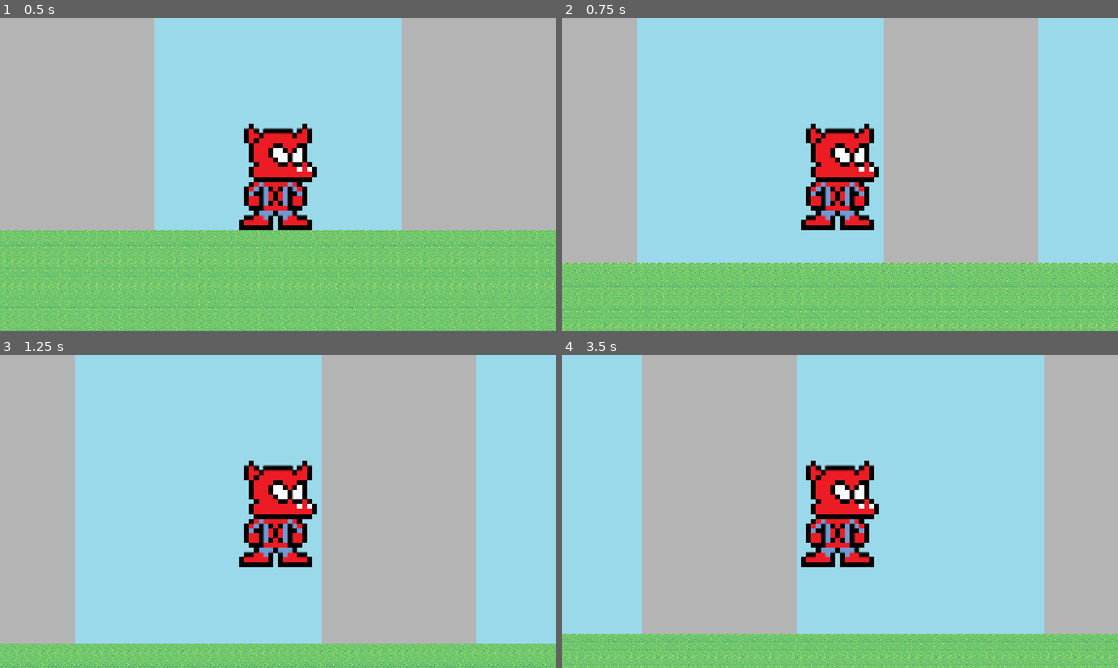
Above: before the commit, frames 1-4 (two rows, left to right).
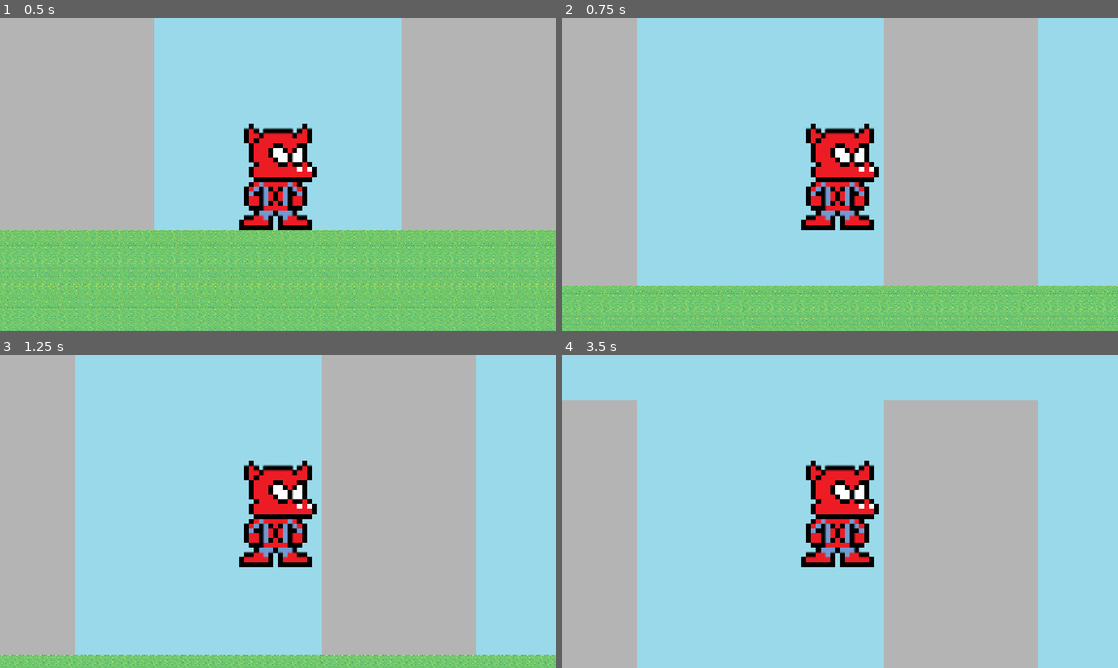
Above: after the commit, the same moments.

Repository: diya-singhai/spiderham
Game: Godot game, scene res://player.tscn
Two runs of this game, one before a commit and one after it. Both use one fixed random seed, a clock stepped at 60 frames per second and the inputs below.
Inputs:
- Up to frame 1 (0.5 s): no input
- Up to frame 2 (0.75 s): tap Enter (ui_accept) at 0.5, 0.6 s; hold Right (ui_right) from 0.53 s (still down)
- Up to frame 3 (1.25 s): keep holding Right (ui_right); tap Enter (ui_accept) at 0.77, 1.07 s
- Up to frame 4 (3.5 s): tap Enter (ui_accept) at 1.35, 1.52, 1.82, 2.1, 2.85, 3.02, 3.32 s; release Right (ui_right) at 2.03 s; hold Left (ui_left) 2.03-2.78 s; hold Right (ui_right) from 2.78 s (still down)

Frame 1 is identical in both runs. In frame 2, 12% of the frame differs, in the area x 0-100%, y 78-100%; in frame 3, 4.9%; in frame 4, 78%, in the area x 0-100%, y 0-100%.

Commit message:
Update player2.gd

Diff:
--- a/new-game-project/player2.gd
+++ b/new-game-project/player2.gd
@@ -2,7 +2,7 @@
 
 
 const SPEED = 200.0
-const JUMP_VELOCITY = -400.0
+const JUMP_VELOCITY = -600.0
 @onready var RCBottomLeft = $raycasts/bottomleft
 @onready var RCBottomRight = $raycasts/bottomright
 var wallDirection = Vector2.ZERO
@@ -10,6 +10,7 @@
 
 func _physics_process(delta: float) -> void:
 	walljumped += delta * 60
+
 	#print(delta, walljumped)
 	GetWallDirection();
 	# Add the gravity.
@@ -21,21 +22,29 @@
 	# Handle jump.
 	if Input.is_action_just_pressed("ui_accept") and (is_on_floor() or wallDirection != Vector2.ZERO):
 		velocity.y = JUMP_VELOCITY
-		velocity.x = -wallDirection.x * 400
+		velocity.x = wallDirection.x * 400
 		if (wallDirection != Vector2.ZERO):
 			walljumped = 0
+		print(velocity.x)
 
 	# Get the input direction and handle the movement/deceleration.
 	# As good practice, you should replace UI actions with custom gameplay actions.
 	var direction := Input.get_axis("ui_left", "ui_right")
 	if direction and walljumped > 30:
 		velocity.x += direction * SPEED
-	else:
-		velocity.x = move_toward(velocity.x, 0, SPEED * 0.1 * delta)
+	#else:
+		#velocity.x = move_toward(velocity.x, 0, SPEED * 0.1 * delta)
 		# velocity.x += (velocity.x * 0.6 - velocity.x) * delta
 		# velocity.x *= 0.6
 
+	#print(velocity)
+	#print(walljumped)
 	move_and_slide()
+	print(velocity)
+	for i in get_slide_collision_count():
+		var collision = get_slide_collision(i)
+		print("Collided with: ", collision.get_collider().name)
+	#print(walljumped)
 
 
 func GetWallDirection():
